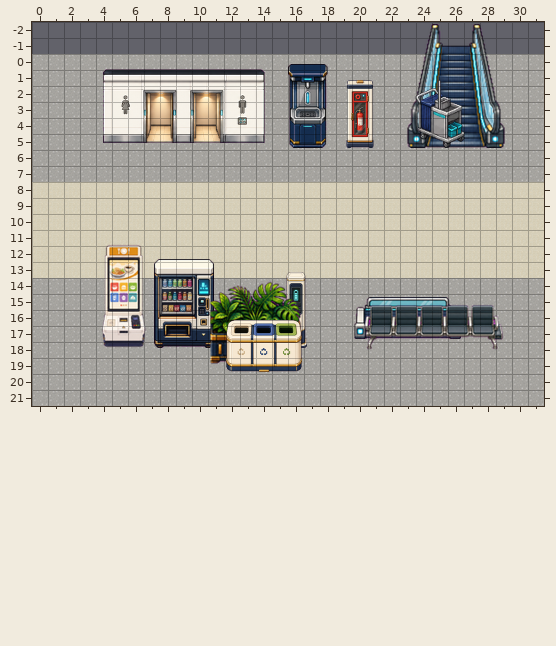
Two states of a Tiled map (JSON), public/assets/maps/tiled/regions/airport-facilities.tmj. This is how it looked before the edit.
Cells are 16x16 px. Shown: x 0..31, y -2..21.
Now the later version:
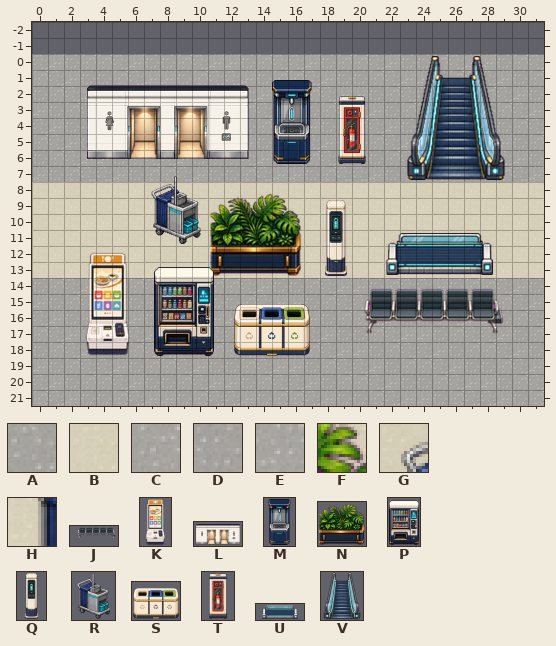
Key: from "airport-floors": A 4 "floor-terrazzo", B 5 "floor-ivory", C 10 "floor-terrazzo-v2", D 11 "floor-terrazzo-v3", E 12 "floor-terrazzo-v4", F 14 "floor-ivory-v2", G 15 "floor-ivory-v3", H 16 "floor-ivory-v4"; from "airport-props": J 76 "waiting-seats-horizontal", K 84 "self-order-kiosk-1", L 88 "restroom-frame-1", M 92 "water-dispenser-1", N 96 "planter-north-1", P 100 "vending-machine-1", Q 117 "charging-station-front", R 119 "prop", S 121 "recycling-station", T 122 "emergency-cabinet-front", U 133 "moving-walkway-1", V 137 "escalator-south-1".
_ is an empty cell, . an unchanged one.
Objects are placed by their top-left corner, in cells (3,4 is the top-left corner of cell 3,4); size is 1x1 cell unless given.
See-through tiles are keyed as they look on the map.
What changed:
--- layer "Ground"
@@ x 0..31 @@
- 0 .AAAA.AAAA.AAAA..AAAA.AAAA.AAAA.
- 1 A.AAAA.AAAA..AAAA.AAAA.AAAA..AAA
- 2 AA.AAAA..AAAA.AAAA.AAAA..AAAA.AA
- 3 AAA..AAAA.AAAA.AAAA..AAAA.AAAA.A
- 4 .AAAA.AAAA.AAAA..AAAA.AAAA.AAAA.
- 5 A.AAAA.AAAA..AAAA.AAAA.AAAA..AAA
- 6 AA.AAAA..AAAA.AAAA.AAAA..AAAA.AA
- 7 AAA..AAAA.AAAA.AAAA..AAAA.AAAA.A
- 8 .......AAA....A.................
- 9 .......AAAA..AAAA.AA............
-10 .........AAAA.AAA..A............
-11 .....AAAA.AAAA.AA.A...AAA.AAA...
-12 ...AA.AAAA.AAAA...AA..AAAA.AA...
-13 ...AAA.AAAA..AAAA.AA...AAAA.....
-14 AA.AAAA..AAAA.AAAA.AAAA..AAAA.AA
-15 AAA..AAAA.AAAA.AAAA..AAAA.AAAA.A
-16 .AAAA.AAAA.AAAA..AAAA.AAAA.AAAA.
-17 A.AAAA.AAAA..AAAA.AAAA.AAAA..AAA
-18 AA.AAAA..AAAA.AAAA.AAAA..AAAA.AA
-19 AAA..AAAA.AAAA.AAAA..AAAA.AAAA.A
-20 .AAAA.AAAA.AAAA..AAAA.AAAA.AAAA.
-21 A.AAAA.AAAA..AAAA.AAAA.AAAA..AAA
+ 0 .EDCC.EDDC.EEDC..EDCC.EDDC.EEDC.
+ 1 C.EDDC.EEDC..EDCC.EDDC.EEDC..EDC
+ 2 DC.EEDC..EDCC.EDDC.EEDC..EDCC.ED
+ 3 EDC..EDCC.EDDC.EEDC..EDCC.EDDC.E
+ 4 .EDCC.EDDC.EEDC..EDCC.EDDC.EEDC.
+ 5 C.EDDC.EEDC..EDCC.EDDC.EEDC..EDC
+ 6 DC.EEDC..EDCC.EDDC.EEDC..EDCC.ED
+ 7 EDC..EDCC.EDDC.EEDC..EDCC.EDDC.E
+ 8 .......DDC....C.................
+ 9 .......EEDC..EDCC.ED............
+10 .........EDCC.EDD..E............
+11 .....EDCC.EDDC.EE.C...DCC.EDD...
+12 ...CC.EDDC.EEDC...DC..EDDC.EE...
+13 ...DDC.EEDC..EDCC.ED...EEDC.....
+14 DC.EEDC..EDCC.EDDC.EEDC..EDCC.ED
+15 EDC..EDCC.EDDC.EEDC..EDCC.EDDC.E
+16 .EDCC.EDDC.EEDC..EDCC.EDDC.EEDC.
+17 C.EDDC.EEDC..EDCC.EDDC.EEDC..EDC
+18 DC.EEDC..EDCC.EDDC.EEDC..EDCC.ED
+19 EDC..EDCC.EDDC.EEDC..EDCC.EDDC.E
+20 .EDCC.EDDC.EEDC..EDCC.EDDC.EEDC.
+21 C.EDDC.EEDC..EDCC.EDDC.EEDC..EDC
--- layer "Accent"
@@ x 3..28 @@
- 8 ....BBB....B..............
- 9 ....BBBB..BBBB.BB.........
-10 ......BBBB.BBB..B.........
-11 ..BBBB.BBBB.BB.B...BBB.BBB
-12 BB.BBBB.BBBB...BB..BBBB.BB
-13 BBB.BBBB..BBBB.BB...BBBB..
+ 8 ....GGF....F..............
+ 9 ....HHGF..HGFF.HG.........
+10 ......HGFF.HGG..H.........
+11 ..HGFF.HGGF.HH.F...GFF.HGG
+12 FF.HGGF.HHGF...GF..HGGF.HH
+13 GGF.HHGF..HGFF.HG...HHGF..
--- layer "Props"
-L "facilities-restroom" at 4,0.5 size 11x5.5
+L "facilities-restroom" at 3,1.5 size 11x5.5
-M "facilities-water" at 15.5,0.5 size 3.5x5.5
+M "facilities-water" at 14.5,1.5 size 3.5x5.5
-T "facilities-emergency-cabinet" at 19,1.5 size 3x4.5
+T "facilities-emergency-cabinet" at 18.5,2.5 size 3x4.5
-V "facilities-escalator" at 23,-2 size 7x8
+V "facilities-escalator" at 23,0 size 7x8
-R "facilities-cleaning-trolley" at 23.5,1.5 size 4x4.5
+R "facilities-cleaning-trolley" at 7,7.5 size 4x4.5
-N "facilities-planter" at 11,14 size 6x5.5
+N "facilities-planter" at 11,8.5 size 6x5.5
-U "facilities-moving-walkway" at 19,15 size 9x3
+U "facilities-moving-walkway" at 21,11 size 9x3
-Q "facilities-charging-pedestal" at 15,13.5 size 3x5
+Q "facilities-charging-pedestal" at 17.5,9 size 3x5
-J "facilities-waiting-seats" at 19,15.5 size 11x4.5
+J "facilities-waiting-seats" at 19,14.5 size 11x4.5
-K "facilities-self-order-kiosk" at 3.5,11.8 size 4.5x6.8
+K "facilities-self-order-kiosk" at 2.5,12.2 size 4.5x6.8
-P "facilities-vending-machine" at 7.5,12.5 size 4x6
+P "facilities-vending-machine" at 7.5,13 size 4x6
-S "facilities-recycling-station" at 12,16 size 5x4
+S "facilities-recycling-station" at 12.5,15 size 5x4
Where, in picture pixels (left, top, right, bottom), the same in both pictures:
changed: (32, 24, 544, 406)
